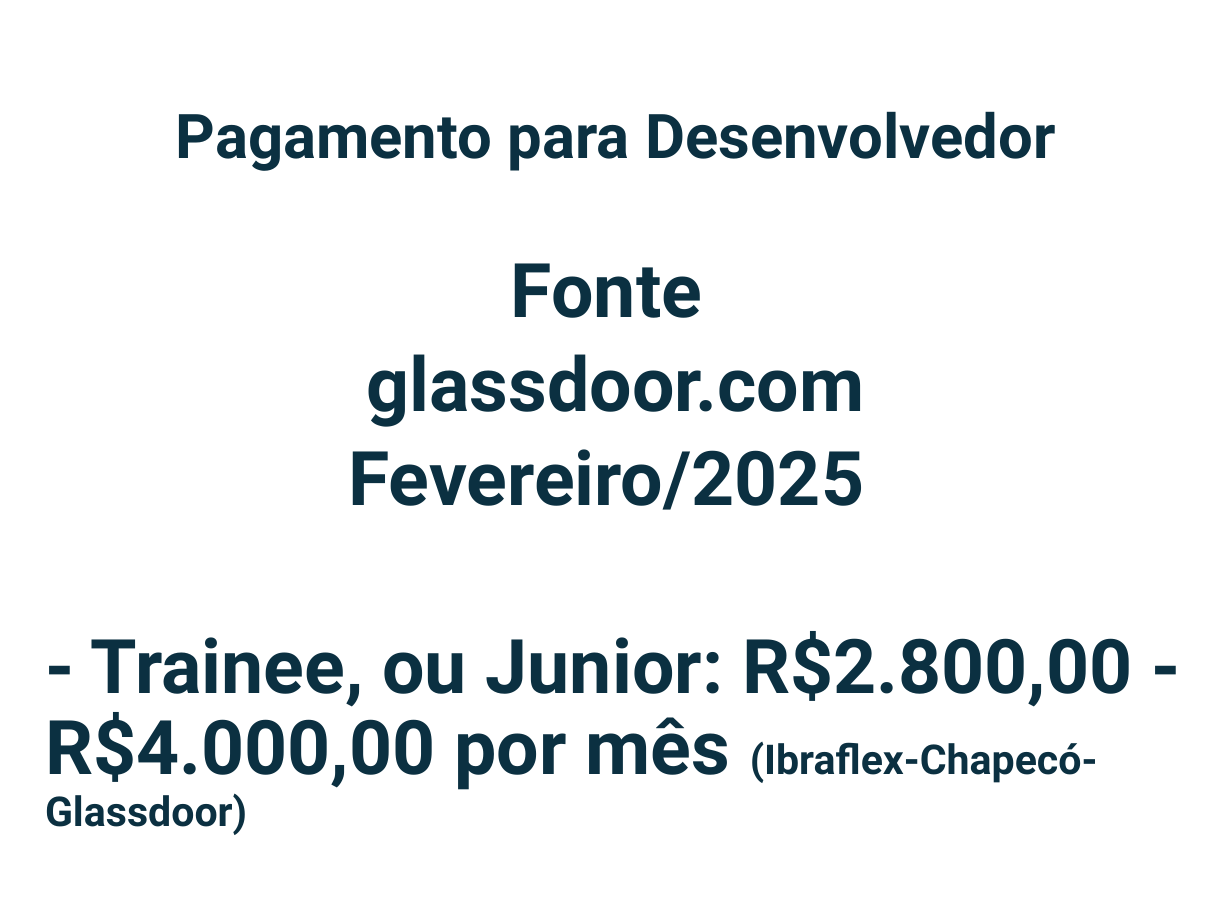
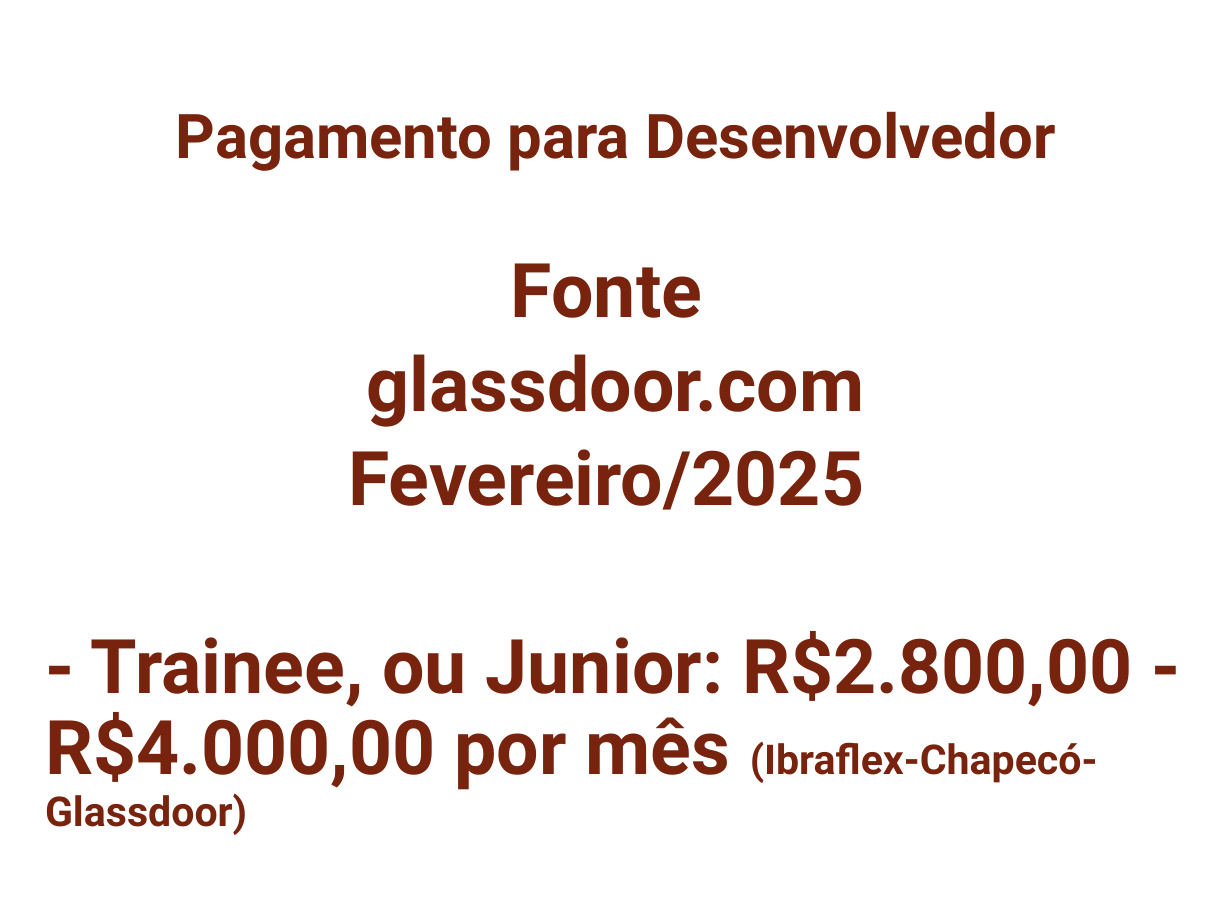
Before and after one commit to ProjetosALVF/ALVF_ProspeccaoGestao_TI, a slide deck: slide 15 of ALVF_Estrutura_de_TI_ConselhoDe Administracao_Fev_2025/Apresentação_ProspecçãodaEstrutura_SI_ALVF.pptx (slide 14 before the commit). Drawn at 1232x924 pixels with LibreOffice and Linux fonts; fonts in the diff are those of the drawing. Boxes give left, top, right and bottom in pixels: in the first picture for what was removed or moved away, otherwise in the second. Text is boxed around its words. In the diff, an @@ line names an element or a change of style, - is before the commit and + after.

```diff
--- a/ALVF_Estrutura_de_TI_ConselhoDe Administracao_Fev_2025/Apresentação_ProspecçãodaEstrutura_SI_ALVF.pptx
+++ b/ALVF_Estrutura_de_TI_ConselhoDe Administracao_Fev_2025/Apresentação_ProspecçãodaEstrutura_SI_ALVF.pptx
@@ title "Pagamento para Desenvolvedor" at box(176, 111, 1056, 171): text colour #0B3041 to #78230D @@
@@ text "Fonte" at box(45, 263, 1132, 835): text colour #0B3041 to #78230D @@
```
Also in this commit, not shown: 13 other slides changed, 1 slide added.
